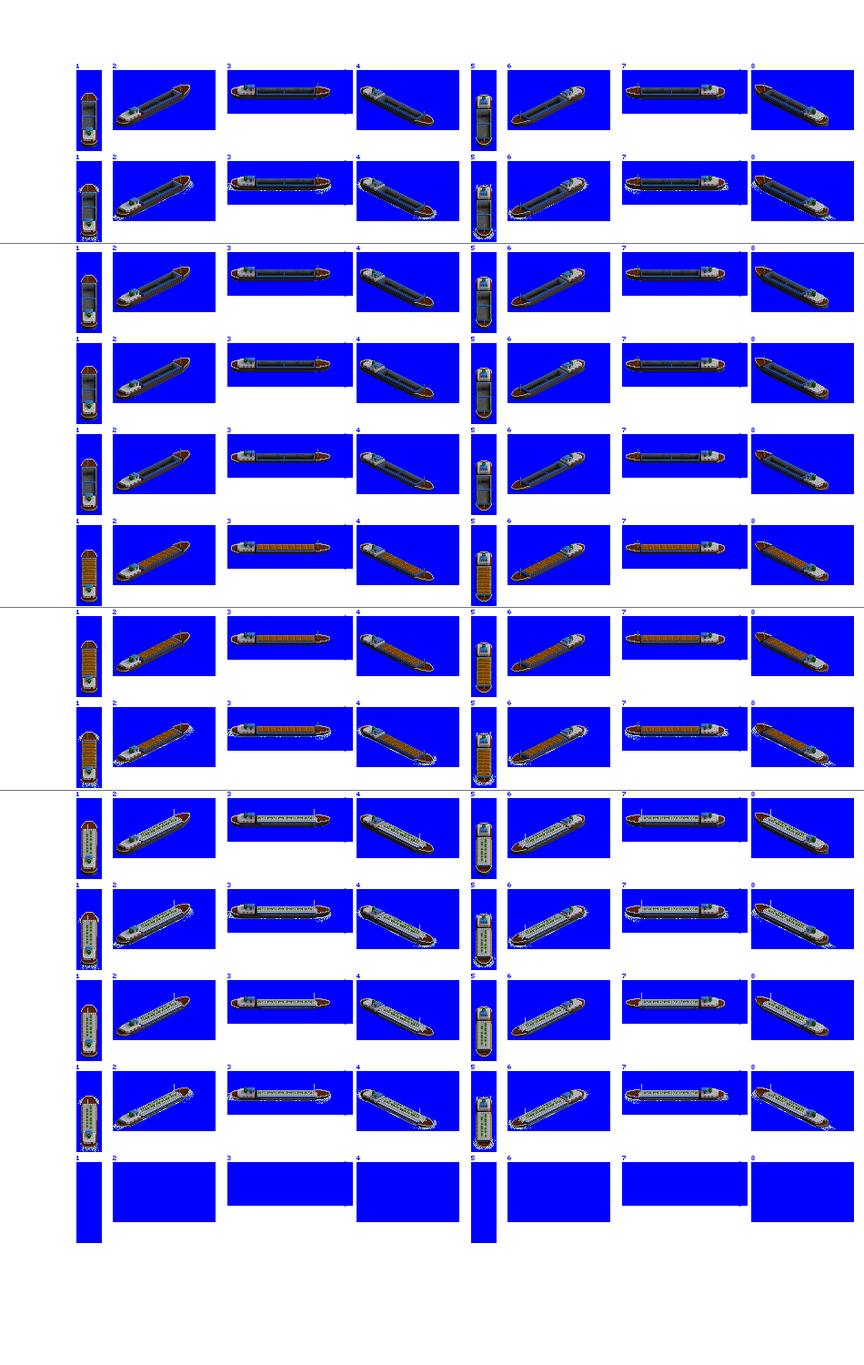
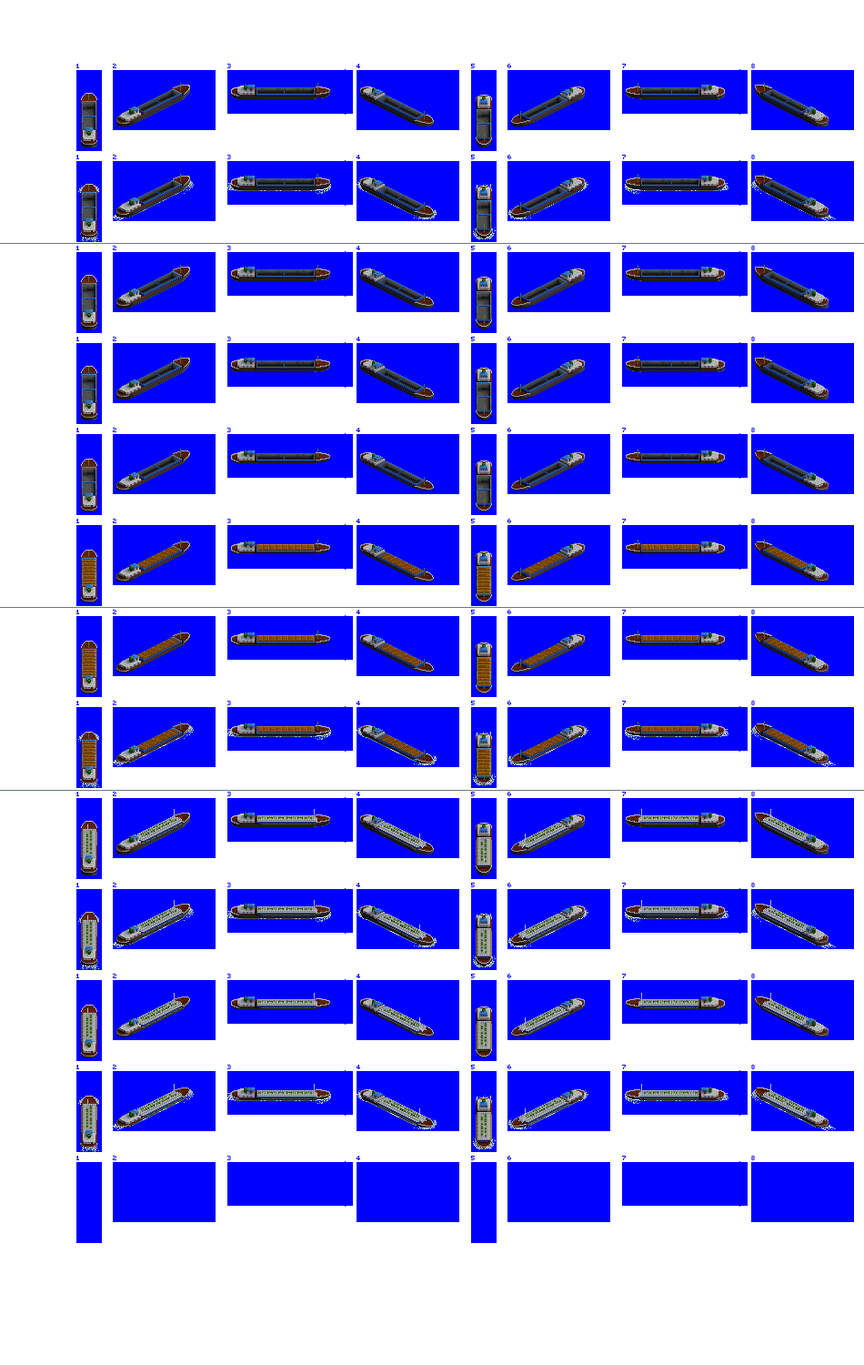
Comparing the layer stacks of the two 864×1365 images. Changes:
painted on "Mast greeble" over [87, 93, 90, 739]
